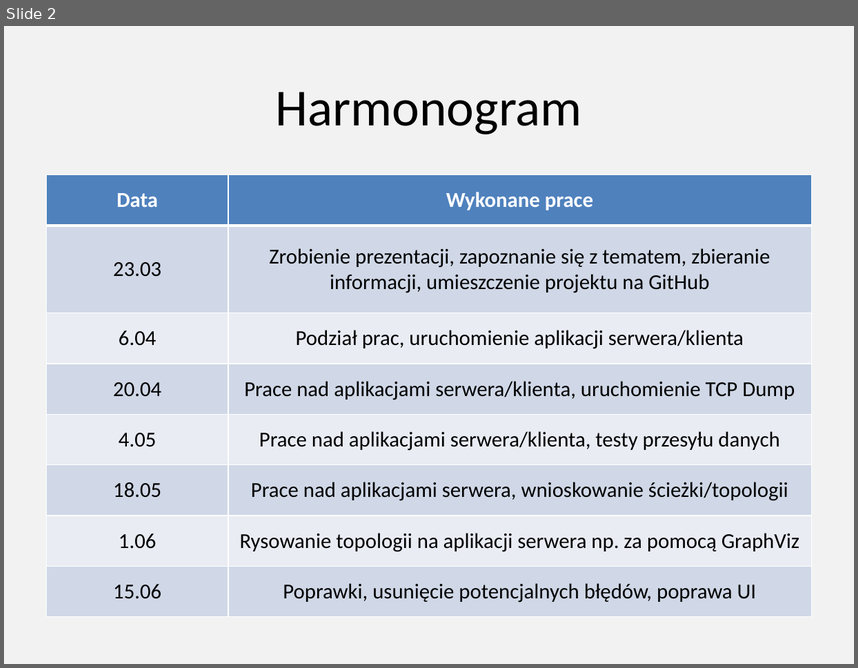
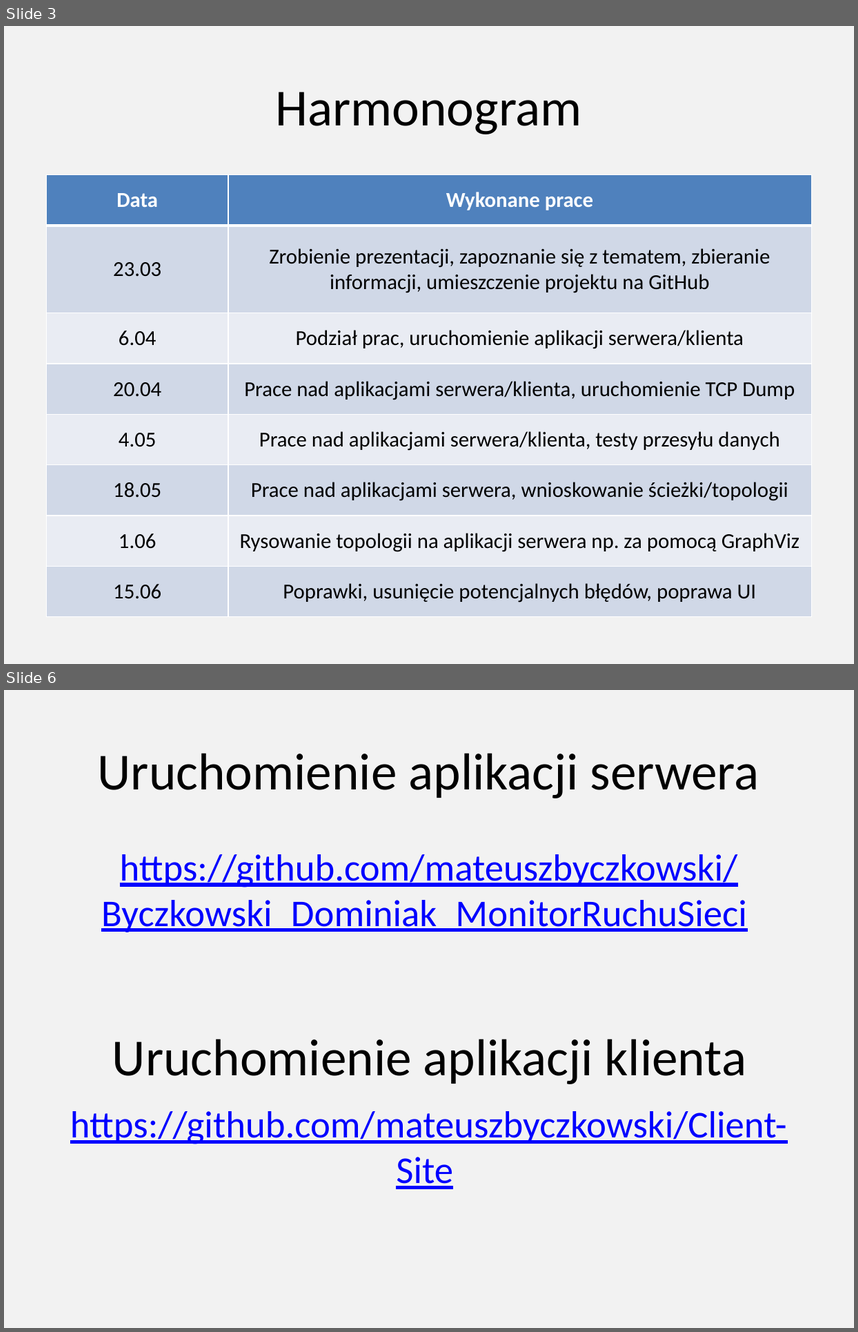
Before and after one commit to mateuszbyczkowski/Byczkowski_Dominiak_MonitorRuchuSieci, a slide deck: Byczkowski_Dominiak_Projekt_Podstawy_Teleinformatyki.pptx. Shown one above the other, each under a label of ours: slide 2 before the commit, slides 3 and 6 after it; the slides between them are not shown. The pictures are 858x668 and 858x1332 pixels, drawn with LibreOffice and Linux fonts; fonts in the diff are those of the drawing. Boxes give left, top, right and bottom in pixels: in the first picture for what was removed or moved away, otherwise in the second. Text is boxed around its words. In the diff, an @@ line names an element or a change of style, - is before the commit and + after.

```diff
--- a/Byczkowski_Dominiak_Projekt_Podstawy_Teleinformatyki.pptx
+++ b/Byczkowski_Dominiak_Projekt_Podstawy_Teleinformatyki.pptx
@@ slide 6 added at [4,690,854,1328], background #F2F2F2 @@
@@ title added at [98,753,760,798], 44 pt, text #000000 @@
+Uruchomienie aplikacji serwera
@@ text added at [70,854,787,1189], 32 pt, text #0000FF, underline @@
+https://github.com/mateuszbyczkowski/Byczkowski_Dominiak_MonitorRuchuSieci
+https://github.com/mateuszbyczkowski/Client-Site
@@ text added at [112,1038,746,1084], 44 pt, text #000000 @@
+Uruchomienie aplikacji klienta
@@ what was slide 2 is now slide 3 @@
```
Also in this commit, not shown: 2 slides changed, 7 other slides added.
